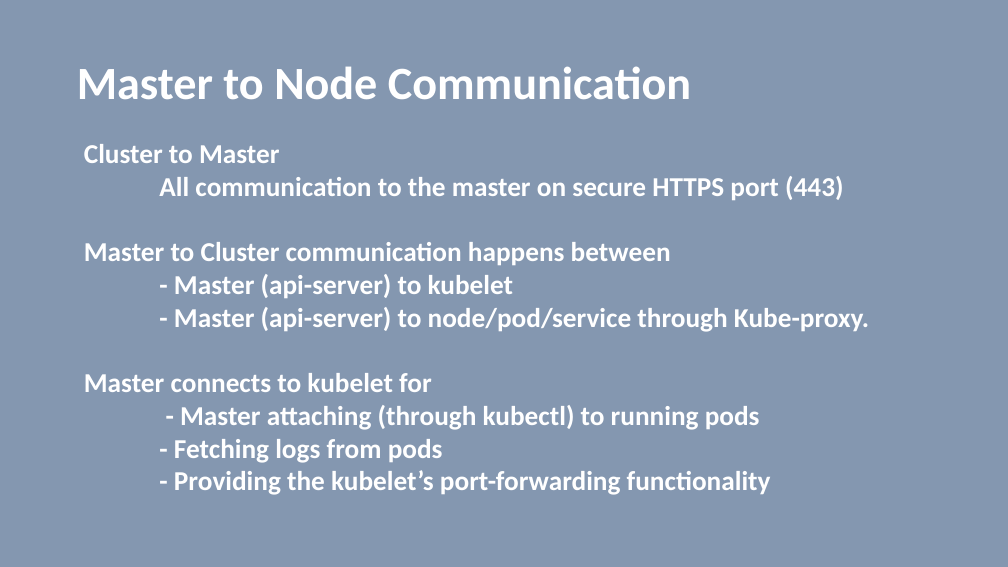
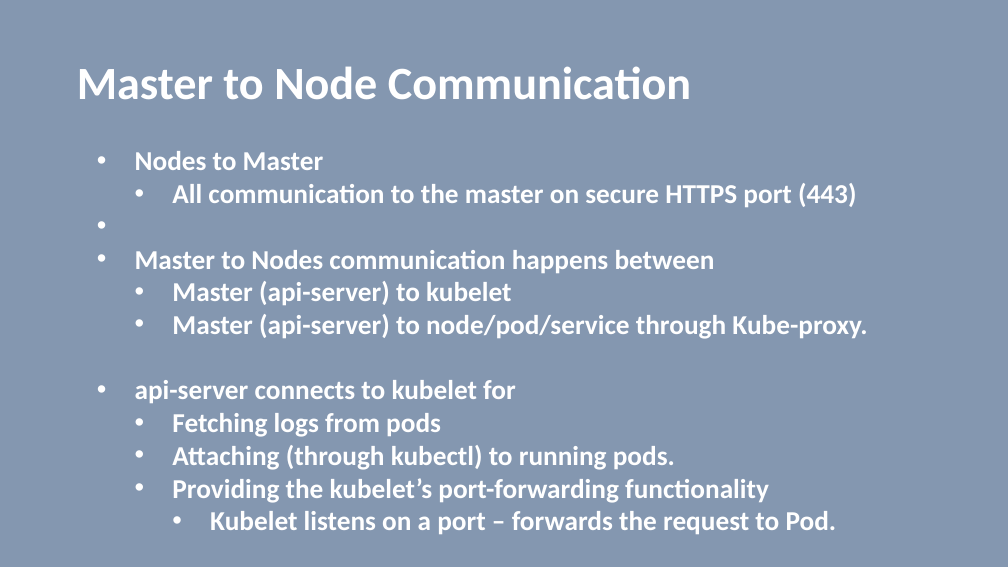
Before and after one commit to vilasvarghese/docker-k8s, a slide deck: slide 20 of notes/day4/4thDay.pptx (slide 18 before the commit). Drawn at 1008x567 pixels with LibreOffice and Linux fonts; fonts in the diff are those of the drawing. Boxes give left, top, right and bottom in pixels: in the first picture for what was removed or moved away, otherwise in the second. Text is boxed around its words. In the diff, an @@ line names an element or a change of style, - is before the commit and + after.

Commit message:
update presentation

```diff
--- a/notes/day4/4thDay.pptx
+++ b/notes/day4/4thDay.pptx
@@ text "Nodes to Master": place and size @@
-text "Nodes to Master" at (84, 144, 869, 495)
+text "Nodes to Master" at (135, 151, 867, 534)
@@ text at (135, 151, 323, 170): text changed @@
-Cluster to Master
+• Nodes to Master
@@ text at (172, 183, 856, 207): bullet none to •; list level 1 to 2 in "All communication to the master ..." @@
@@ text at (135, 250, 867, 534): text changed @@
-Master to Cluster communication happens between
-- Master (api-server) to kubelet
-- Master (api-server) to node/pod/service through Kube-proxy.
-Master connects to kubelet for
-- Master attaching (through kubectl) to running pods
-- Fetching logs from pods
-- Providing the kubelet’s port-forwarding functionality
+• Master to Nodes communication happens between
+  • Master (api-server) to kubelet
+  • Master (api-server) to node/pod/service through Kube-proxy.
+• api-server connects to kubelet for
+  • Fetching logs from pods
+  • Attaching (through kubectl) to running pods.
+  • Providing the kubelet’s port-forwarding functionality
+    • Kubelet listens on a port – forwards the request to Pod.
```
Also in this commit, not shown: 35 other slides changed, 5 slides added, 19 slides removed, 7 other files.
